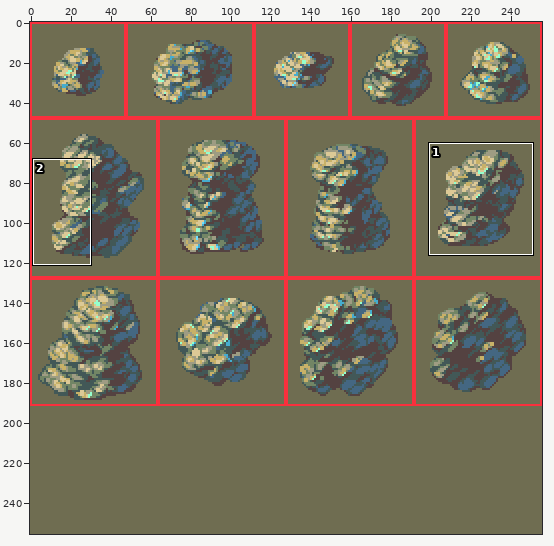
Two states of a sprite sheet, images/experimental/rpg/cliffs.png. The first picture is a wide view before the edit; the outline marks the close-up.
Close-up. Before the commit:
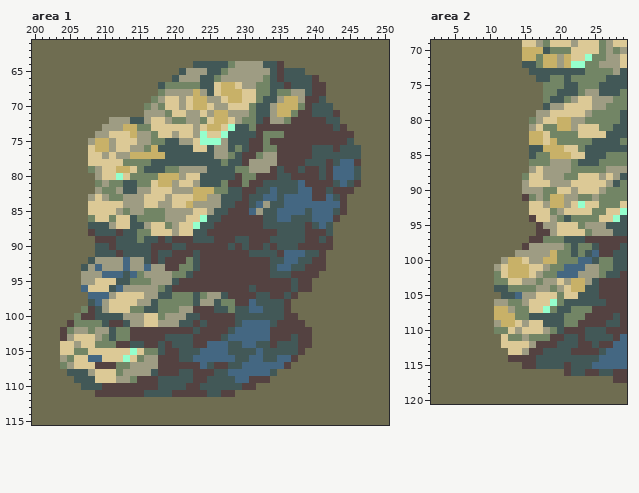
The file is 256x256 pixels. Shown: area 1: x 200..250, y 61..115; area 2: x 2..29, y 69..120. The commit also changed other parts of the picture, which this record leaves out.
After the commit:
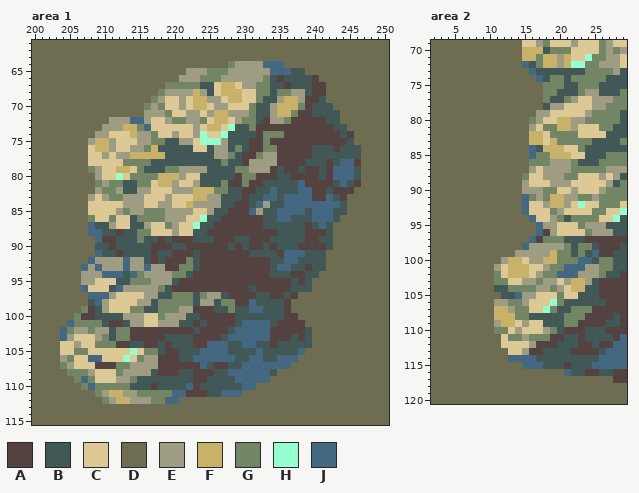
Palette (. is transparent): A #544241  B #425857  C #dcc996  D #6f6d51  E #9e9c83  F #c8b168  G #728565  H #95ffcd  J #446782
Difference:
Changed rows in their new state; - is an unchanged pixel.
Area 1:
first column x 218:
 64 -----DDDDD-----JJJ-
 65 ---D---GG-------JJJ
 66 --D---GG-----------
 67 D------------------
first column x 214:
 71 -----------------------------B-
 72 JJ-----------------------------
 73 --J---------------------------B
 74 ------------------------------B
first column x 207:
 84 -------------------------------------B
 85 -------------------------------------B
 86 ------------------------------------B-
 87 -J------------------------------------
 88 -JJ-----------------------------------
 89 --J--------------------------------B--
 90 -----------------------------------B--
 91 --J-------------------------------B---
 92 -J-------------------------------BB---
 93 J--------------------------------BB---
 94 --------------------------------BB----
 95 --------------------------------B-----
 96 -------------------------------BB-----
first column x 204:
101 -J----------------------------------
102 J----------------------------------B
103 J----------------------------------B
104 ----------------------------------BB
105 ----------------------------------J-
106 ---------------------------------J--
107 --------------------------------J---
108 -GGG--------------------------------
109 --GJG------BBB-------------JJJ------
110 ---GJGGGGGBBB-----J-------JJ--------
111 -----GEFFEEGGGGGJJ-----JJJ----------
112 ------GEFFEEEGGJJ-------------------
Area 2:
first column x 15:
 72 J--
 73 -J-
 74 --J
first column x 16:
 84 J
 85 J
first column x 15:
 91 J--
 92 J--
 93 J--
 94 -J-
 95 --J
 96 --J
 97 -J-
 98 J--
first column x 13:
114 JJJJ-----
115 --JJJ----
116 --------J
